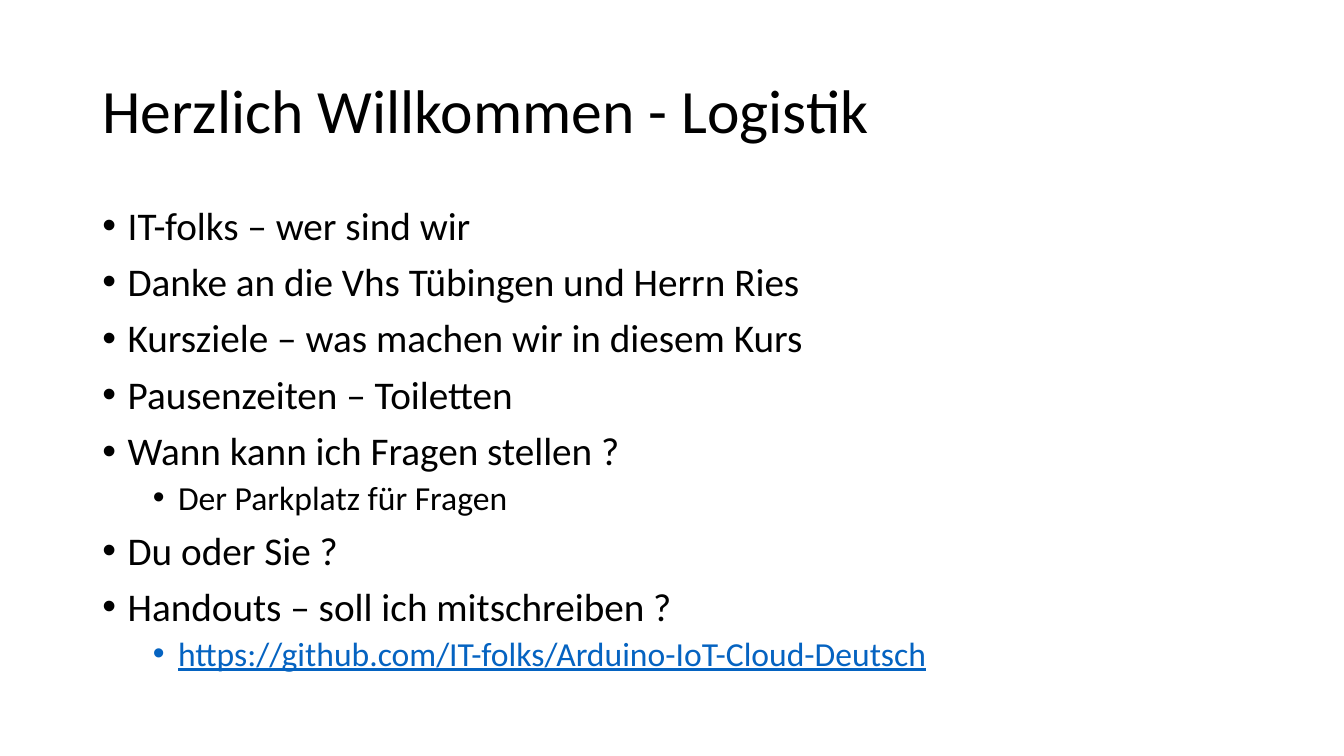
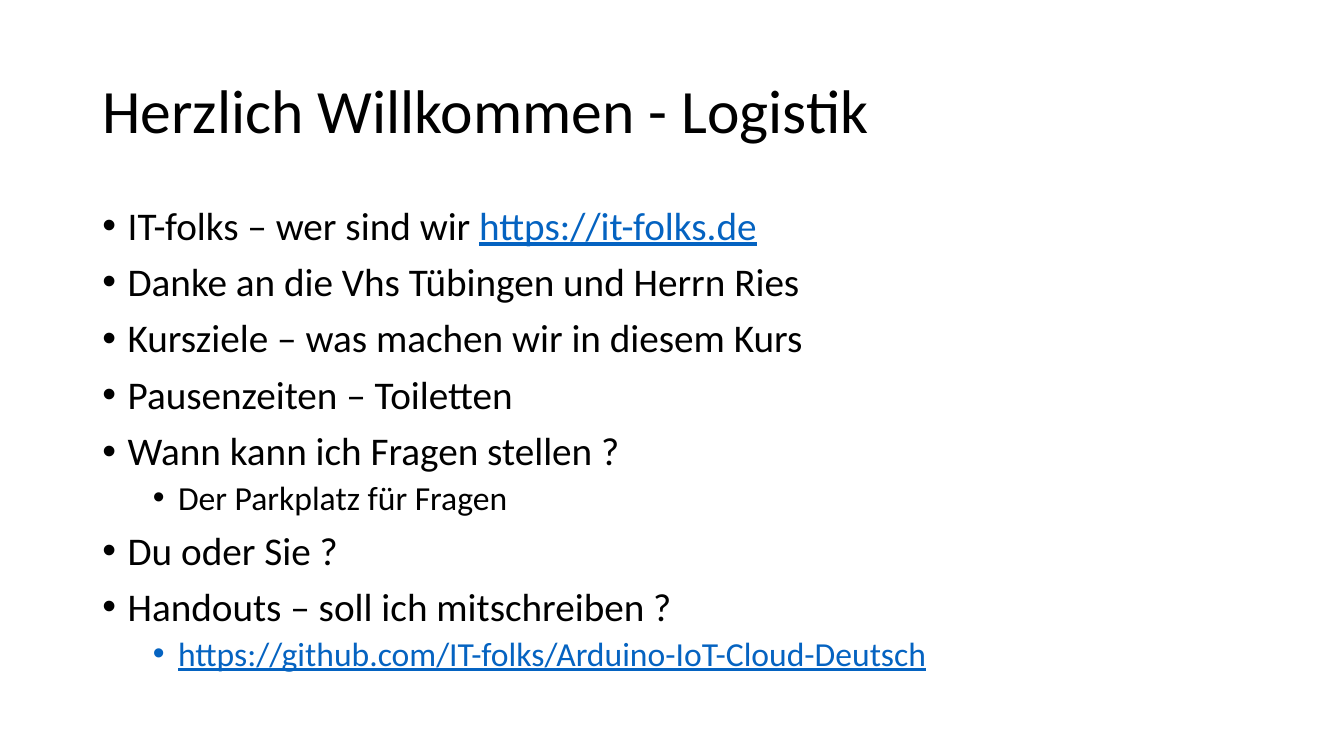
Before and after one commit to IT-folks/Arduino-IoT-Cloud-Deutsch, a slide deck: slide 2 of Folien/00_Logistik.pptx. Drawn at 1344x756 pixels with LibreOffice and Linux fonts; fonts in the diff are those of the drawing. Boxes give left, top, right and bottom in pixels: in the first picture for what was removed or moved away, otherwise in the second. Text is boxed around its words. In the diff, an @@ line names an element or a change of style, - is before the commit and + after.

```diff
--- a/Folien/00_Logistik.pptx
+++ b/Folien/00_Logistik.pptx
@@ text at (128,212,756,247): text changed @@
-• IT-folks – wer sind wir
+• IT-folks – wer sind wir https://it-folks.de
```
Also in this commit, not shown: 1 other file.
